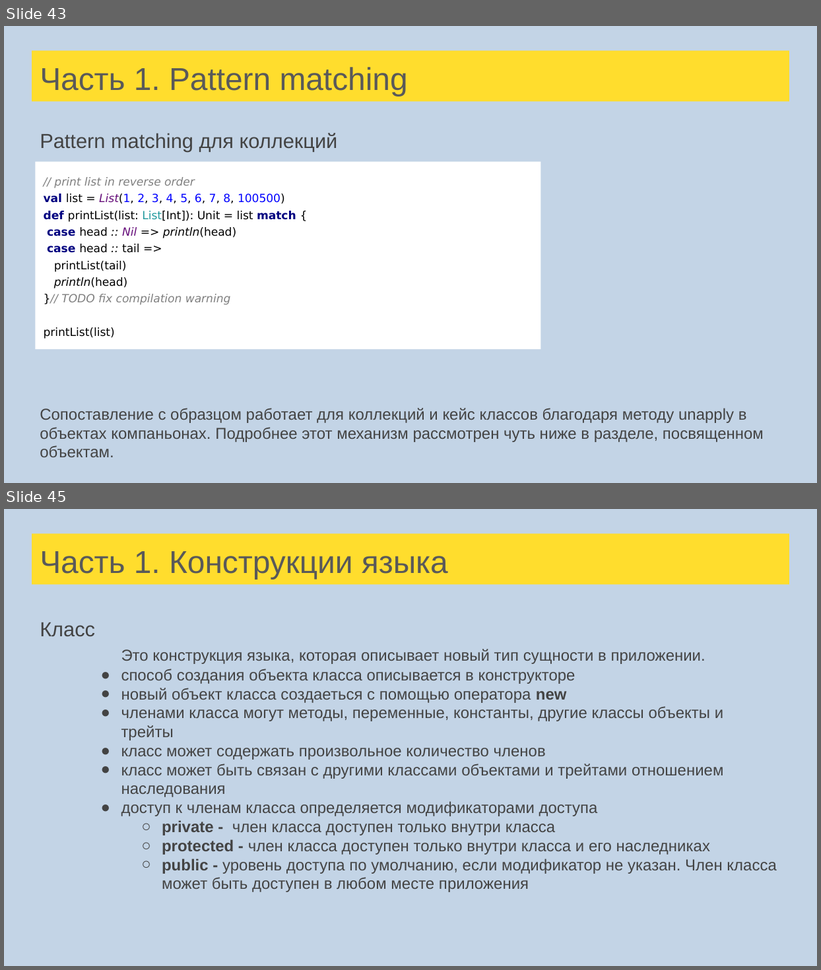
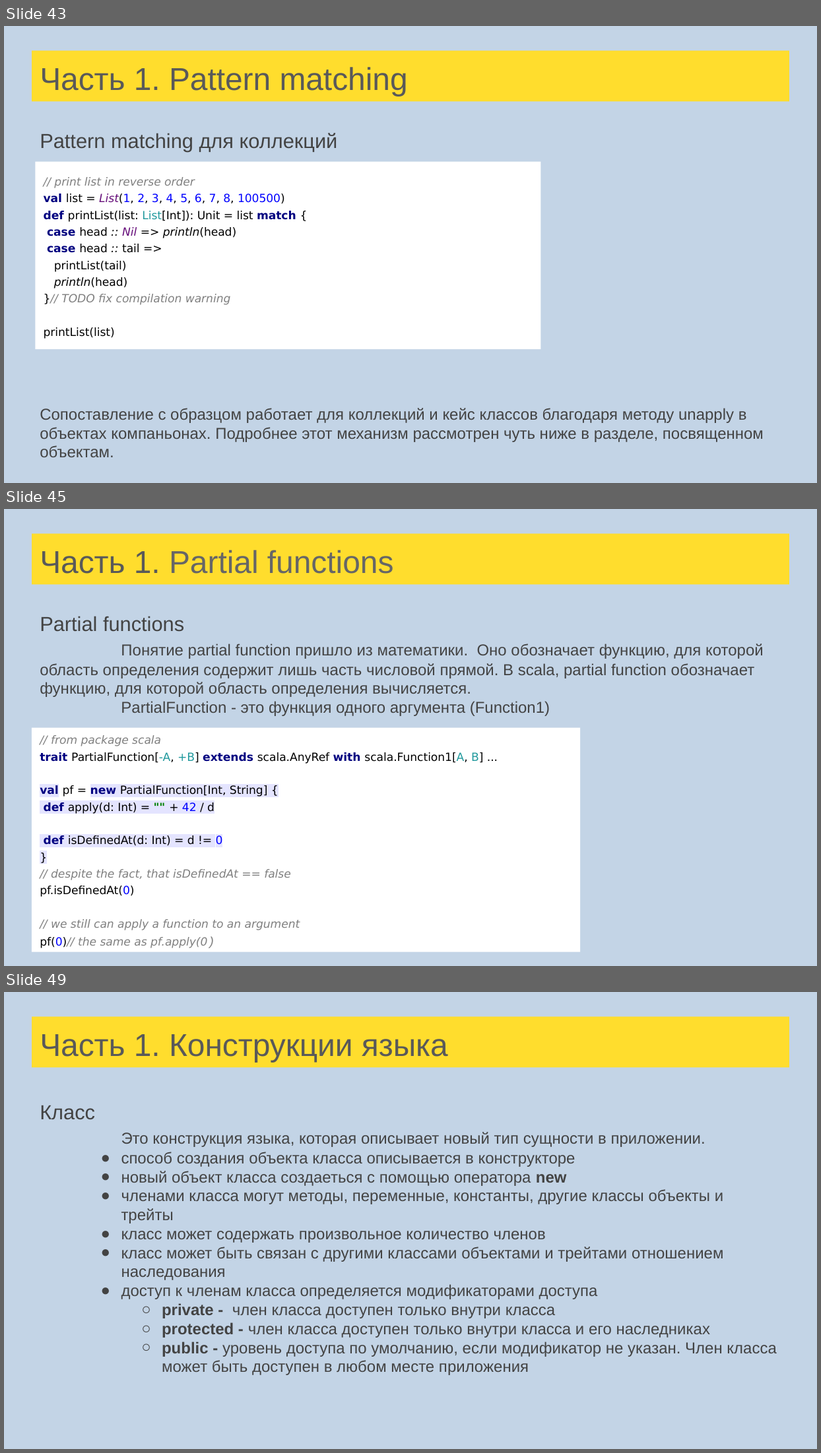
Before and after one commit to tralfamadore/ScalaLectures, a slide deck: src/main/resources/Лекции Scala для FinTech.pptx. Shown one above the other, each under a label of ours: slides 43 and 45 before the commit, slides 43, 45 and 49 after it; the slides between them are not shown. The pictures are 821x970 and 821x1453 pixels, drawn with LibreOffice and Linux fonts; fonts in the diff are those of the drawing. Boxes give left, top, right and bottom in pixels: in the first picture for what was removed or moved away, otherwise in the second. Text is boxed around its words. In the diff, an @@ line names an element or a change of style, - is before the commit and + after.

Commit message:
+ Pattern matching tasks + Partial function description

```diff
--- a/src/main/resources/Лекции Scala для FinTech.pptx
+++ b/src/main/resources/Лекции Scala для FinTech.pptx
@@ slide 45 added at (4, 509, 817, 966), background #C3D4E6 @@
@@ title added at (32, 533, 789, 585), fill #FFDD2D, 28 pt, text #666666 @@
+Часть 1. Partial functions
@@ text added at (40, 616, 764, 716), 14 pt, text #434343 @@
+Partial functions
+Понятие partial function пришло из математики. Оно обозначает функцию, для которой область определения содержит лишь часть числовой прямой. В scala, partial function обозначает функцию, для которой область определения вычисляется.
+PartialFunction - это функция одного аргумента (Function1)
@@ rectangle added at (32, 727, 580, 952), fill #FFFFFF, 10 pt, text #000000 @@
+// from package scala
+trait PartialFunction[-A, +B] extends scala.AnyRef with scala.Function1[A, B] ...
+val pf = new PartialFunction[Int, String] {
+def apply(d: Int) = "" + 42 / d
+def isDefinedAt(d: Int) = d != 0
+}
+// despite the fact, that isDefinedAt == false
+pf.isDefinedAt(0)
+// we still can apply a function to an argument
+pf(0)// the same as pf.apply(0)
@@ what was slide 45 is now slide 49 @@
```
Also in this commit, not shown: 2 slides changed, 3 other slides added, 3 other files.
